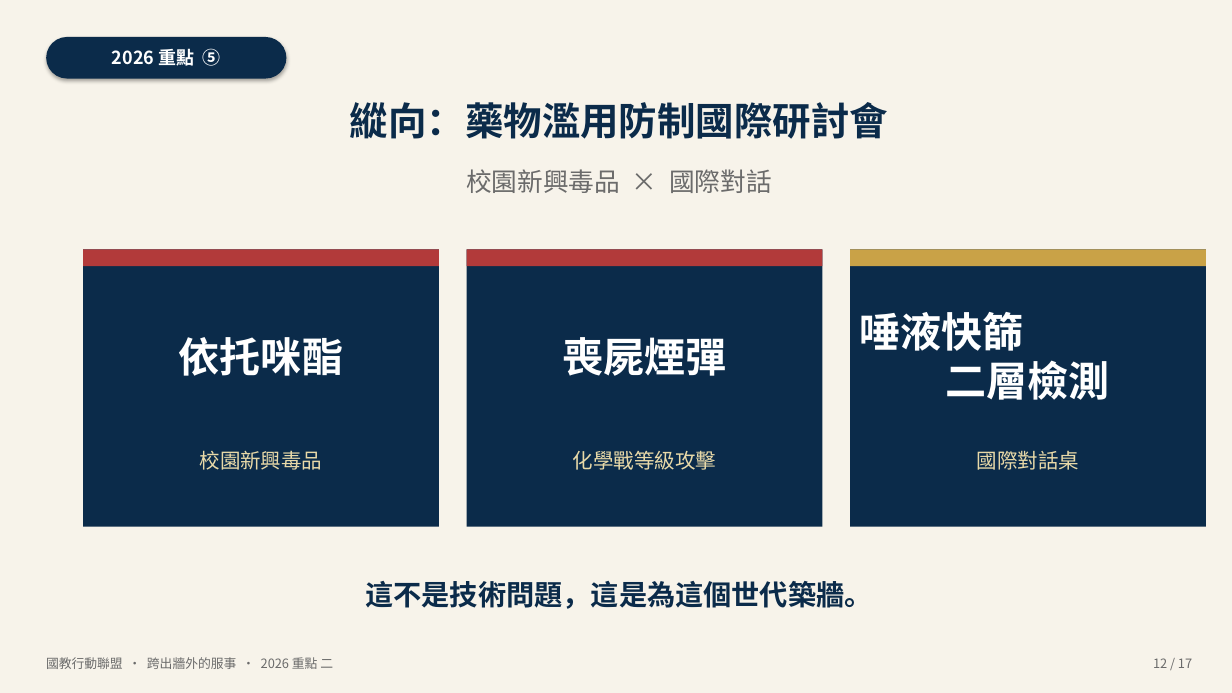
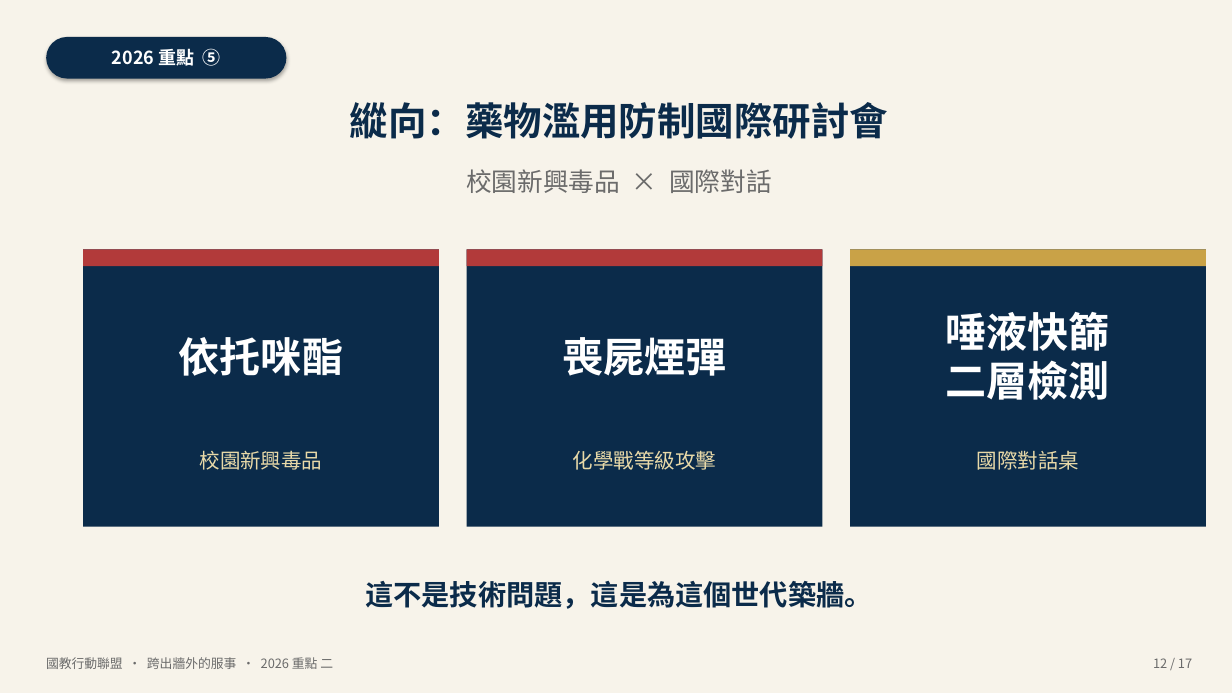
Before and after one commit to naer-tw/policy, a slide deck: slide 12 of presentations/跨出牆外的服事_30分鐘簡報.pptx. Drawn at 1232x693 pixels with LibreOffice and Linux fonts; fonts in the diff are those of the drawing. Boxes give left, top, right and bottom in pixels: in the first picture for what was removed or moved away, otherwise in the second. Text is boxed around its words. In the diff, an @@ line names an element or a change of style, - is before the commit and + after.

```diff
--- a/presentations/跨出牆外的服事_30分鐘簡報.pptx
+++ b/presentations/跨出牆外的服事_30分鐘簡報.pptx
@@ text at bbox=[946, 312, 1110, 400]: text changed @@
-唾液快篩
-二層檢測
+唾液快篩
+二層檢測
```
Also in this commit, not shown: 1 other slide changed, 4 other files.
